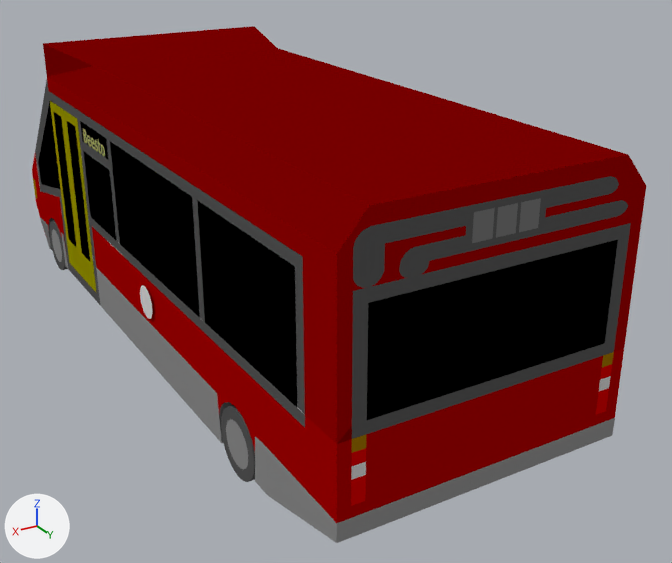
What one commit did to the Blender file optare-metrorider-long-lt.blend.
Before and after are seen from a 50 mm camera at (2.72, 4.0, 2.99) aimed at (-0.29, -1.02, 0.48). Arrows for +X, +Y and +Z are at lower left; the lights stay in place.

Names of what the first picture shows: 'SketchUp_001', 'SketchUp_002', 'SketchUp_003', 'SketchUp_004', 'SketchUp_005', 'SketchUp_006', 'SketchUp_007', 'SketchUp_020', 'SketchUp_025', 'SketchUp_032', 'SketchUp_046', 'SketchUp_047', 'SketchUp_062'.
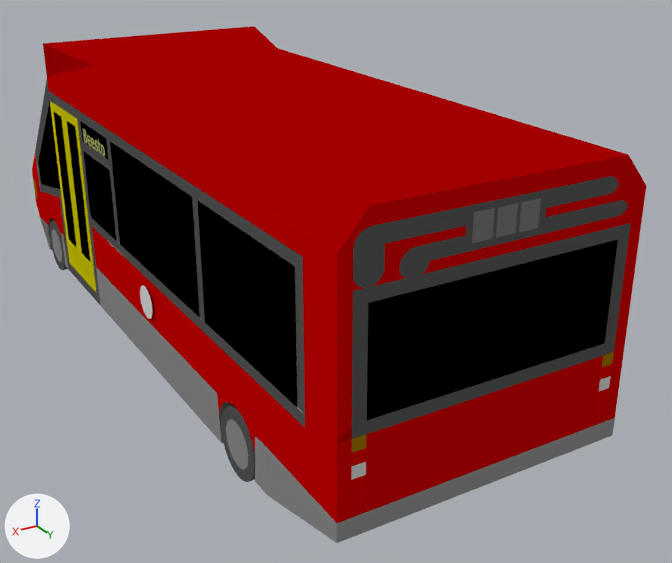
Changed parts and their boxes (x1, y1, x2, y2) in the pictures (672 x 563 px):
'SketchUp_002', recoloured
    both: (43, 26, 646, 444)
'SketchUp_020', recoloured
    both: (92, 227, 624, 523)
'SketchUp_004', recoloured
    both: (50, 101, 96, 292)
'SketchUp_062', recoloured
    both: (371, 226, 466, 287)
'SketchUp_025', recoloured
    both: (32, 154, 67, 256)

Patch to the scene script:
```diff
--- a/optare-metrorider-long-lt.blend.py
+++ b/optare-metrorider-long-lt.blend.py
@@ mat_color_g16 @@
 mat_color_g16 = diffuse_material('Color_G16_')
-mat_color_g16.base_color = (0.32, 0.0, 0.0)  # red #990000
+mat_color_g16.base_color = (0.602, 0.0, 0.0)  # red #cc0000
@@ mat_roof @@
 mat_roof = diffuse_material('Roof')
-mat_roof.base_color = (0.2, 0.0, 0.0)  # dark red #7c0000
+mat_roof.base_color = (0.4, 0.0, 0.0)  # red #aa0000
@@ mat_door @@
 mat_door = diffuse_material('Door')
-mat_door.base_color = (0.32, 0.303, 0.0)  # yellow #999600
+mat_door.base_color = (0.62, 0.587, 0.0)  # yellow #cec900
@@ mat_color_g21 @@
 mat_color_g21 = diffuse_material('Color_G21_')
-mat_color_g21.base_color = (0.4, 0.0, 0.0)  # red #aa0000
+mat_color_g21.base_color = (0.602, 0.0, 0.0)  # red #cc0000
```
